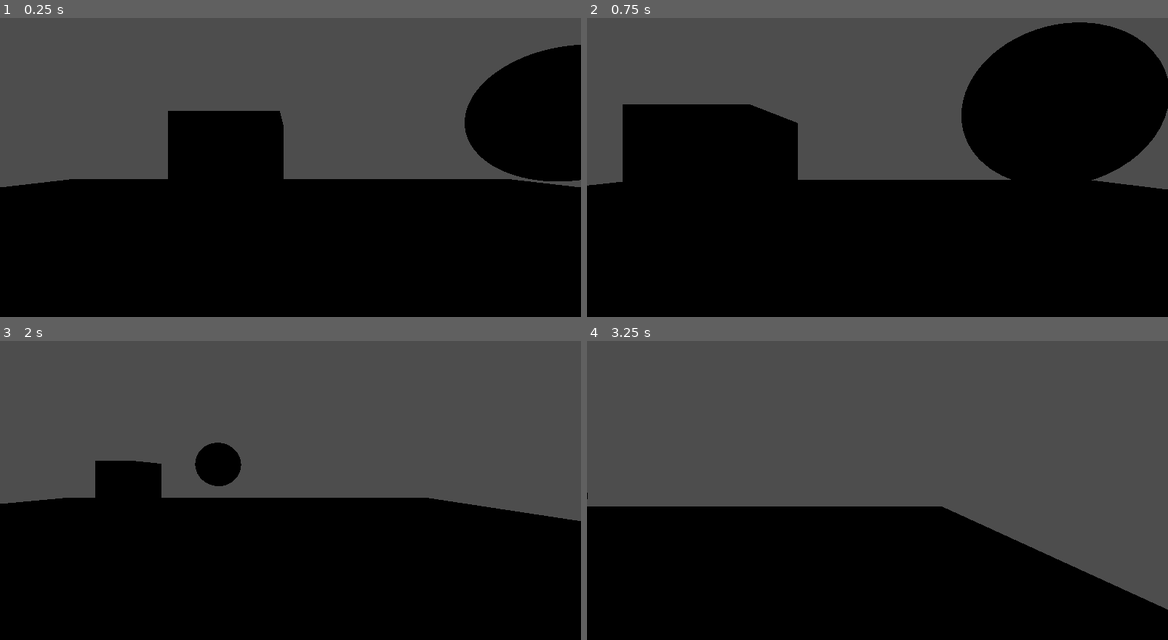
Above: before the commit, frames 1-4 (two rows, left to right).
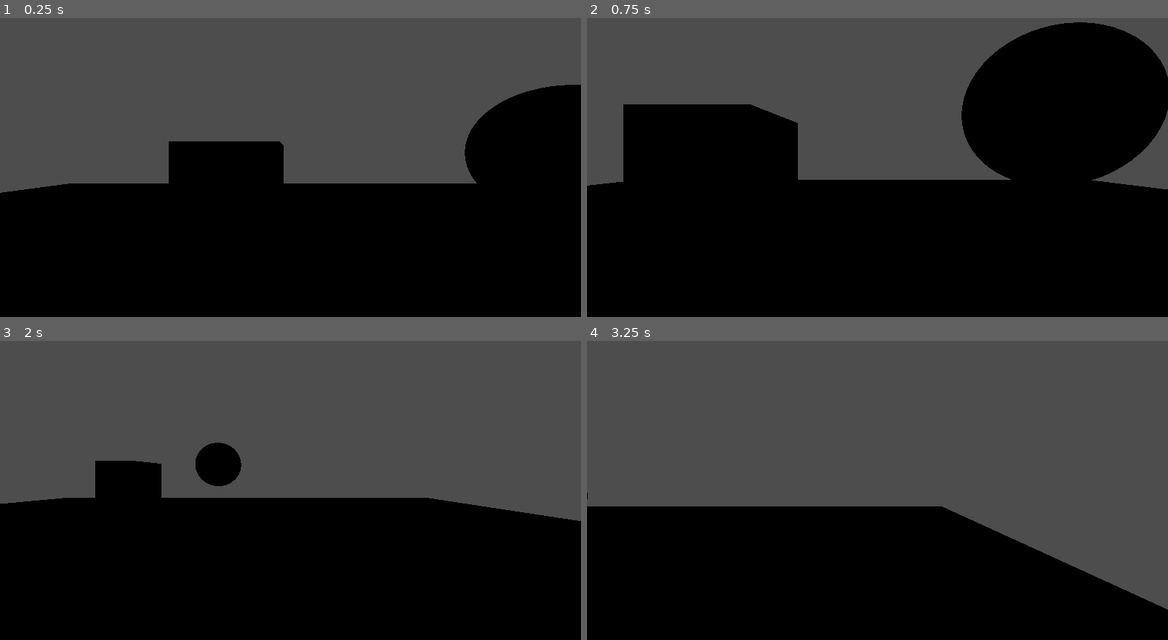
Above: after the commit, the same moments.

Repository: memjamim/FishGame
Game: Godot game, scene res://scenes/main.tscn
Two runs of this game, one before a commit and one after it. Both use one fixed random seed, a clock stepped at 60 frames per second and the inputs below. The project has no main scene, so this scene is started directly.
Inputs:
- Up to frame 1 (0.25 s): no input
- Up to frame 2 (0.75 s): hold D (right) from 0.53 s (still down); tap W (foward) at 0.6 s
- Up to frame 3 (2 s): tap Space (jump) at 0.77, 1.52 s; release D (right) at 1.28 s; hold S (back) from 1.28 s (still down); tap E (interact) at 1.35 s
- Up to frame 4 (3.25 s): release S (back) at 2.03 s; hold D (right) from 2.03 s (still down); tap W (foward) at 2.1 s; tap E (interact) at 2.85 s; tap Space (jump) at 3.02 s

The runs differ from the first frame. In frame 1, 5.9% of the frame differs, in the area x 0-100%, y 8-59%; in frame 2, 0.1%; in frame 3, less than 0.1%; in frame 4, less than 0.1%.

Commit message:
updated to godot 4.5

Diff:
--- a/fish-game-project-folder/player.tscn
+++ b/fish-game-project-folder/player.tscn
@@ -8,7 +8,6 @@
 points = PackedVector3Array(-0.125207, -0.532801, -0.480507, 0.0227831, 0.47607, 0.498884, 0.169713, 0.559144, 0.464172 …(924 unchanged characters)…
 
 [node name="Player" type="CharacterBody3D"]
-transform = Transform3D(1, 0, 0, 0, 1, 0, 0, 0, 1, 0.00235271, 1.06889, 0)
 script = ExtResource("1_067cb")
 
 [node name="MeshInstance3D" type="MeshInstance3D" parent="."]
@@ -24,6 +23,6 @@
 transform = Transform3D(1, 0, 0, 0, 1, 0, 0, 0, 1, 0, 0, -0.347938)
 
 [node name="RayCast3D" type="RayCast3D" parent="Node3D/Camera3D"]
-transform = Transform3D(1, 0, 0, 0, 1, 0, 0, 0, 1, 0, 0, -0.00133562)
 target_position = Vector3(0, 0, -2)
 debug_shape_custom_color = Color(0, 1, 0, 1)
+debug_shape_thickness = 1
--- a/fish-game-project-folder/project.godot
+++ b/fish-game-project-folder/project.godot
@@ -11,7 +11,7 @@
 [application]
 
 config/name="FishGameProjectFolder"
-config/features=PackedStringArray("4.3", "Forward Plus")
+config/features=PackedStringArray("4.5", "Forward Plus")
 config/icon="res://icon.svg"
 
 [global_group]
--- a/fish-game-project-folder/scenes/main.tscn
+++ b/fish-game-project-folder/scenes/main.tscn
@@ -37,3 +37,4 @@
 shape = SubResource("SphereShape3D_4vypp")
 
 [node name="Player" parent="." instance=ExtResource("2_wtlgb")]
+transform = Transform3D(1, 0, 0, 0, 1, 0, 0, 0, 1, 0, 1.5226922, 0)
Not shown: 1 places in fish-game-project-folder/player.tscn that only renumber resources
Not shown, added: fish-game-project-folder/scripts/player.gd.uid
